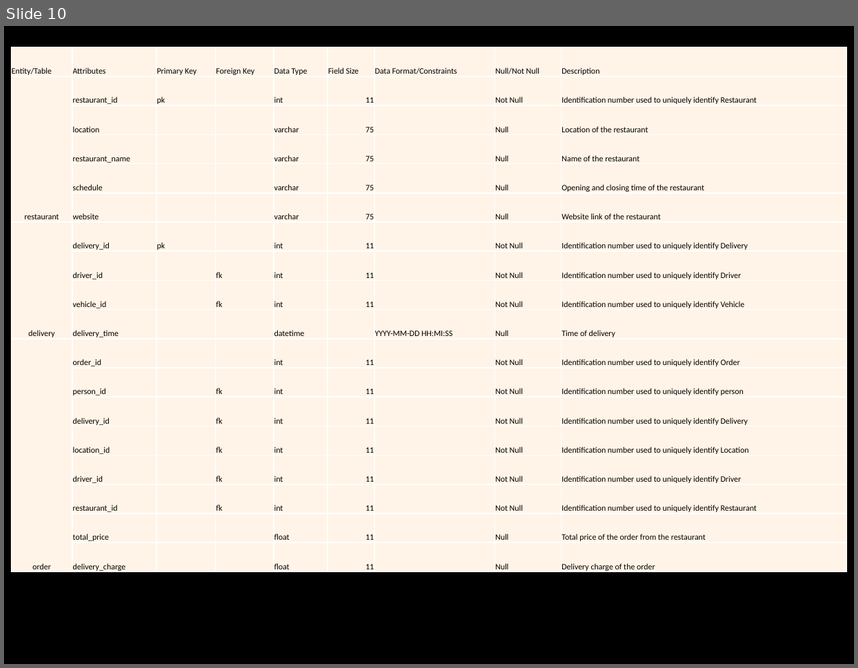
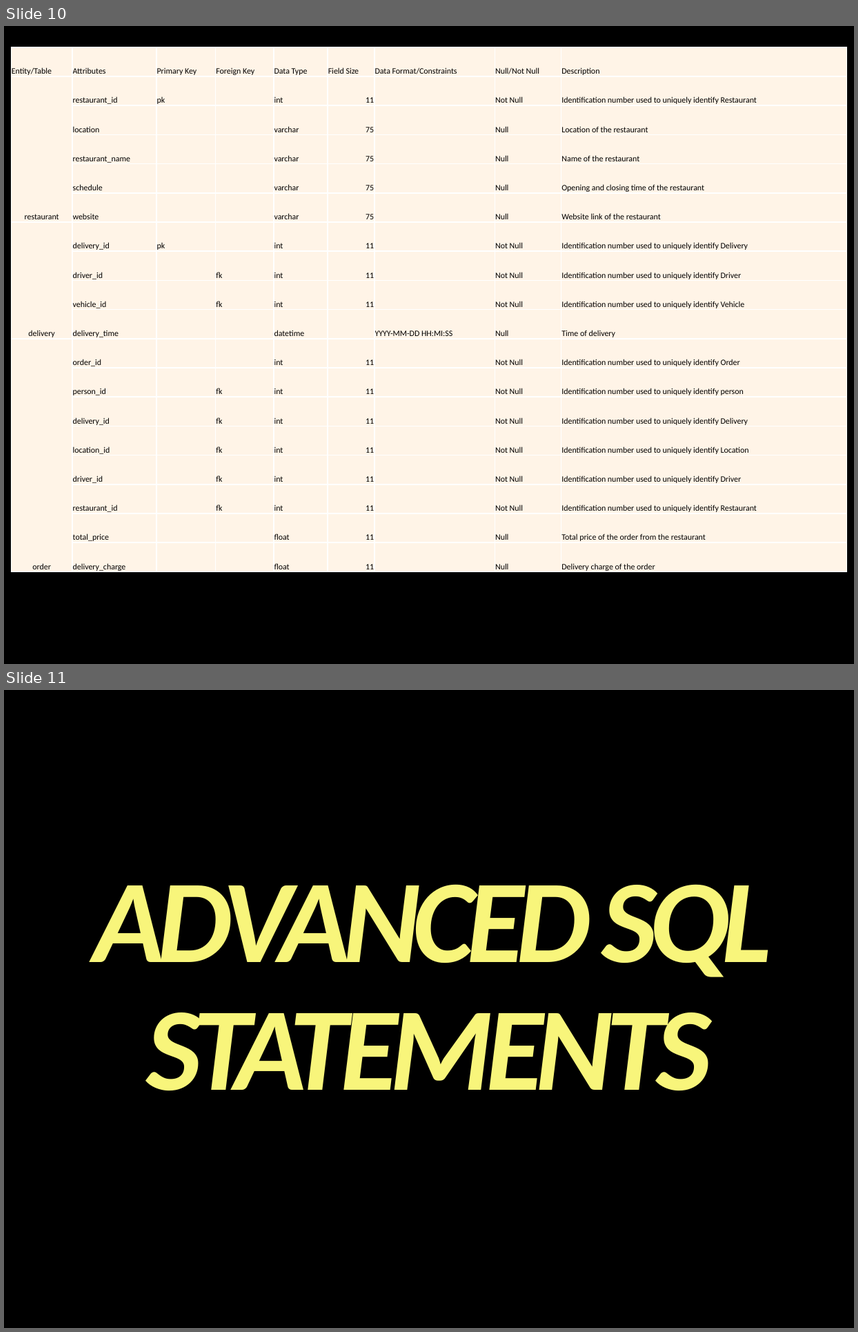
Before and after one commit to dhananjay-arora/Database-System, a slide deck: Group7.pptx. Shown one above the other, each under a label of ours: slide 10 before the commit, slides 10 and 11 after it. The pictures are 858x668 and 858x1332 pixels, drawn with LibreOffice and Linux fonts; fonts in the diff are those of the drawing; background and template pictures are left out. Boxes give left, top, right and bottom in pixels: in the first picture for what was removed or moved away, otherwise in the second. Text is boxed around its words. In the diff, an @@ line names an element or a change of style, - is before the commit and + after.

```diff
--- a/Group7.pptx
+++ b/Group7.pptx
@@ slide 11 added at box(4, 690, 854, 1328), background picture (left out) @@
@@ text added at box(94, 884, 772, 1090), 100 pt, text gradient #FFEBD4 to #F8F57B to #D5B953 to #D1943B, bold, italic @@
+ADVANCED SQL STATEMENTS
```
Also in this commit, not shown: 1 slide changed, 9 other slides added, 1 other file.
